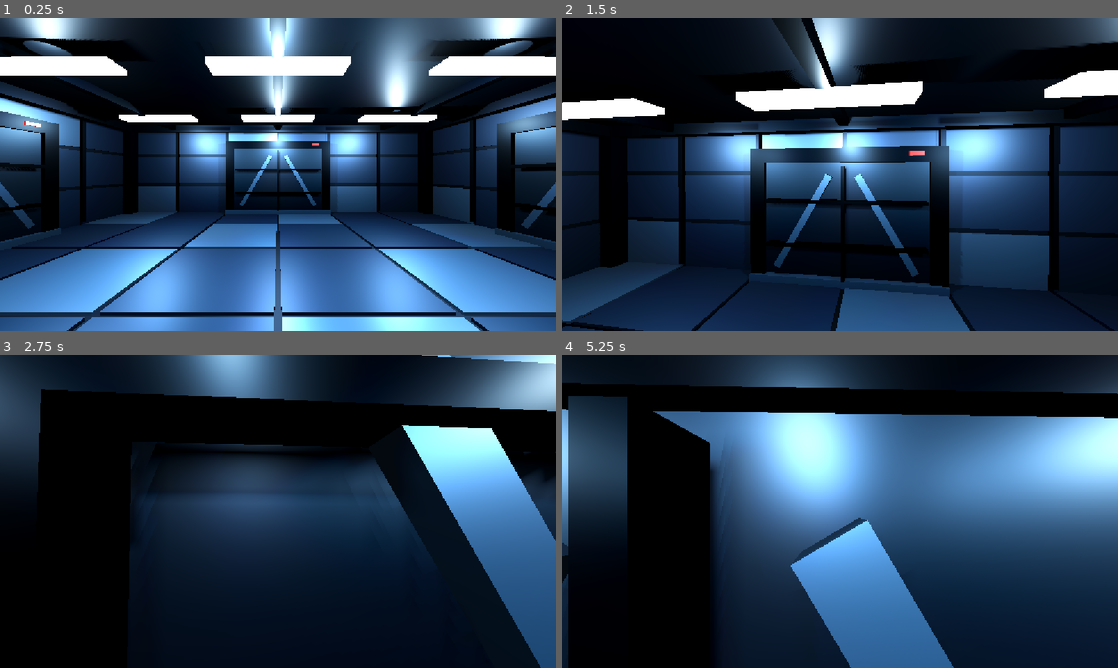
Above: before the commit, frames 1-4 (two rows, left to right).
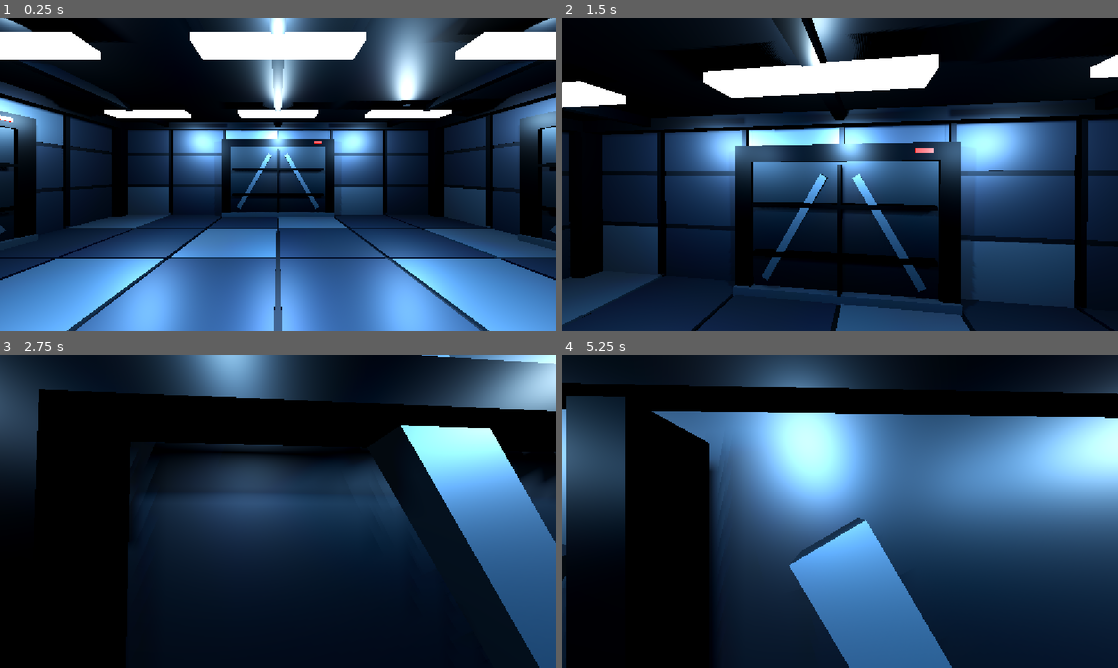
Above: after the commit, the same moments.

Repository: CrawfishChowder/GDSCHackathon
Game: Godot game, scene res://scenes/stage1/stage_1_room.tscn
The game is run twice, just before and just after one commit, with the same random seed, the same clock (stepped at 60 frames per second) and the same inputs.
Inputs (mouse positions are in pixels of both pictures, inside the frame that each line leads up to):
- Up to frame 1 (0.25 s): no input
- Up to frame 2 (1.5 s): tap Enter at 0.5 s; move the mouse to (867, 174) at 0.52 s; hold W (move_forward) from 0.53 s (still down); tap Space (jump) at 0.77 s; move the mouse to (812, 174) at 1.27 s
- Up to frame 3 (2.75 s): keep holding W (move_forward); tap Space (jump) at 1.52 s; move the mouse to (289, 505) at 2.02 s
- Up to frame 4 (5.25 s): keep holding W (move_forward); move the mouse to (834, 517) at 2.77 s; tap Space (jump) at 3.02, 3.77, 4.52 s; move the mouse to (878, 514) at 3.52 s; move the mouse to (795, 508) at 4.27 s; move the mouse to (845, 511) at 5.02 s

The runs differ from the first frame. In frame 1, 39% of the frame differs, in the area x 0-100%, y 0-100%; in frame 2, 38%; in frame 3, 0.5%; in frame 4, 0.8%.

Commit message:
Add three-station main command console

Diff:
--- a/red-alert/scenes/stage1/stage_1_room.tscn
+++ b/red-alert/scenes/stage1/stage_1_room.tscn
@@ -14,6 +14,93 @@
 reflected_light_source = 2
 tonemap_mode = 2
 
+[sub_resource type="StandardMaterial3D" id="Material_console_metal"]
+resource_name = "Main console industrial steel"
+albedo_color = Color(0.12, 0.15, 0.18, 1)
+metallic = 0.86
+roughness = 0.38
+
+[sub_resource type="StandardMaterial3D" id="Material_console_dark"]
+resource_name = "Main console structural graphite"
+albedo_color = Color(0.035, 0.045, 0.055, 1)
+metallic = 0.92
+roughness = 0.34
+
+[sub_resource type="StandardMaterial3D" id="Material_console_inset"]
+resource_name = "Main console recessed equipment panel"
+albedo_color = Color(0.065, 0.08, 0.095, 1)
+metallic = 0.8
+roughness = 0.44
+
+[sub_resource type="StandardMaterial3D" id="Material_console_trim"]
+resource_name = "Main console edge trim"
+albedo_color = Color(0.32, 0.37, 0.42, 1)
+metallic = 0.9
+roughness = 0.3
+
+[sub_resource type="StandardMaterial3D" id="Material_screen_off"]
+resource_name = "Monitor screen off black"
+albedo_color = Color(0.002, 0.004, 0.005, 1)
+metallic = 0.12
+roughness = 0.2
+
+[sub_resource type="StandardMaterial3D" id="Material_keycap"]
+resource_name = "Keyboard keycaps"
+albedo_color = Color(0.24, 0.28, 0.31, 1)
+metallic = 0.5
+roughness = 0.55
+
+[sub_resource type="StandardMaterial3D" id="Material_accent_navy"]
+resource_name = "Unlit navy equipment marking"
+albedo_color = Color(0.055, 0.12, 0.19, 1)
+metallic = 0.72
+roughness = 0.4
+
+[sub_resource type="StandardMaterial3D" id="Material_control_red"]
+resource_name = "Unlit red control key"
+albedo_color = Color(0.3, 0.035, 0.025, 1)
+metallic = 0.35
+roughness = 0.5
+
+[sub_resource type="StandardMaterial3D" id="Material_control_amber"]
+resource_name = "Unlit amber control key"
+albedo_color = Color(0.32, 0.17, 0.025, 1)
+metallic = 0.35
+roughness = 0.5
+
+[sub_resource type="BoxMesh" id="Mesh_console_metal"]
+material = SubResource("Material_console_metal")
+
+[sub_resource type="BoxMesh" id="Mesh_console_dark"]
+material = SubResource("Material_console_dark")
+
+[sub_resource type="BoxMesh" id="Mesh_console_inset"]
+material = SubResource("Material_console_inset")
+
+[sub_resource type="BoxMesh" id="Mesh_console_trim"]
+material = SubResource("Material_console_trim")
+
+[sub_resource type="BoxMesh" id="Mesh_screen_off"]
+material = SubResource("Material_screen_off")
+
+[sub_resource type="BoxMesh" id="Mesh_keycap"]
+material = SubResource("Material_keycap")
+
+[sub_resource type="BoxMesh" id="Mesh_accent_navy"]
+material = SubResource("Material_accent_navy")
+
+[sub_resource type="BoxMesh" id="Mesh_control_red"]
+material = SubResource("Material_control_red")
+
+[sub_resource type="BoxMesh" id="Mesh_control_amber"]
+material = SubResource("Material_control_amber")
+
+[sub_resource type="BoxShape3D" id="Shape_console_base"]
+size = Vector3(6.32, 1.18, 1.28)
+
+[sub_resource type="BoxShape3D" id="Shape_console_back"]
+size = Vector3(6.32, 1.95, 0.42)
+
 [node name="Stage1IndustrialRoom" type="Node3D" unique_id=1576666426]
 
 [node name="WorldEnvironment" type="WorldEnvironment" parent="." unique_id=1478731389]
@@ -34,10 +121,466 @@
 [node name="WestBulkheadDoor" parent="BulkheadDoors" instance=ExtResource("2_door")]
 transform = Transform3D(-3.6199901e-06, 0, 1, 0, 1, 0, -1, 0, -3.6199901e-06, -5.78, 0.04, 0)
 
+[node name="MainConsole" type="Node3D" parent="."]
+
+[node name="ConsoleCollision" type="StaticBody3D" parent="MainConsole"]
+
+[node name="ConsoleBaseCollision" type="CollisionShape3D" parent="MainConsole/ConsoleCollision"]
+position = Vector3(0, 0.59, 4.31)
+shape = SubResource("Shape_console_base")
+
+[node name="ConsoleBackCollision" type="CollisionShape3D" parent="MainConsole/ConsoleCollision"]
+position = Vector3(0, 2.02, 4.74)
+shape = SubResource("Shape_console_back")
+
+[node name="IntegratedStructure" type="Node3D" parent="MainConsole"]
+
+[node name="ContinuousToeKick" type="MeshInstance3D" parent="MainConsole/IntegratedStructure"]
+position = Vector3(0, 0.11, 4.75)
+scale = Vector3(6.32, 0.22, 0.34)
+mesh = SubResource("Mesh_console_dark")
+
+[node name="ContinuousBasePlinth" type="MeshInstance3D" parent="MainConsole/IntegratedStructure"]
+position = Vector3(0, 0.27, 4.53)
+scale = Vector3(6.25, 0.34, 0.84)
+mesh = SubResource("Mesh_console_metal")
+
+[node name="ContinuousLowerCabinet" type="MeshInstance3D" parent="MainConsole/IntegratedStructure"]
+position = Vector3(0, 0.65, 4.56)
+scale = Vector3(6.12, 0.74, 0.68)
+mesh = SubResource("Mesh_console_metal")
+
+[node name="ContinuousFrontFascia" type="MeshInstance3D" parent="MainConsole/IntegratedStructure"]
+position = Vector3(0, 0.83, 3.73)
+scale = Vector3(6.24, 0.34, 0.16)
+mesh = SubResource("Mesh_console_dark")
+
+[node name="ContinuousAngledWorktop" type="MeshInstance3D" parent="MainConsole/IntegratedStructure"]
+position = Vector3(0, 1.05, 4.02)
+rotation = Vector3(-0.18, 0, 0)
+scale = Vector3(6.25, 0.1, 0.72)
+mesh = SubResource("Mesh_console_metal")
+
+[node name="WorktopFrontEdge" type="MeshInstance3D" parent="MainConsole/IntegratedStructure"]
+position = Vector3(0, 0.99, 3.66)
+scale = Vector3(6.32, 0.13, 0.12)
+mesh = SubResource("Mesh_console_trim")
+
+[node name="RearEquipmentBackplane" type="MeshInstance3D" parent="MainConsole/IntegratedStructure"]
+position = Vector3(0, 2.04, 4.79)
+scale = Vector3(6.2, 1.86, 0.22)
+mesh = SubResource("Mesh_console_inset")
+
+[node name="LowerInstrumentRail" type="MeshInstance3D" parent="MainConsole/IntegratedStructure"]
+position = Vector3(0, 1.34, 4.6)
+scale = Vector3(6.12, 0.25, 0.35)
+mesh = SubResource("Mesh_console_metal")
+
+[node name="OverheadEquipmentHeader" type="MeshInstance3D" parent="MainConsole/IntegratedStructure"]
+position = Vector3(0, 3.02, 4.68)
+scale = Vector3(6.28, 0.28, 0.46)
+mesh = SubResource("Mesh_console_metal")
+
+[node name="HeaderNavyIdentificationStrip" type="MeshInstance3D" parent="MainConsole/IntegratedStructure"]
+position = Vector3(0, 3.02, 4.438)
+scale = Vector3(4.85, 0.075, 0.025)
+mesh = SubResource("Mesh_accent_navy")
+
+[node name="LeftEndPylon" type="MeshInstance3D" parent="MainConsole/IntegratedStructure"]
+position = Vector3(-3.08, 1.94, 4.61)
+scale = Vector3(0.18, 2.12, 0.55)
+mesh = SubResource("Mesh_console_dark")
+
+[node name="RightEndPylon" type="MeshInstance3D" parent="MainConsole/IntegratedStructure"]
+position = Vector3(3.08, 1.94, 4.61)
+scale = Vector3(0.18, 2.12, 0.55)
+mesh = SubResource("Mesh_console_dark")
+
+[node name="LeftStationDivider" type="MeshInstance3D" parent="MainConsole/IntegratedStructure"]
+position = Vector3(-1.09, 2.04, 4.6)
+scale = Vector3(0.075, 1.72, 0.38)
+mesh = SubResource("Mesh_console_trim")
+
+[node name="RightStationDivider" type="MeshInstance3D" parent="MainConsole/IntegratedStructure"]
+position = Vector3(1.09, 2.04, 4.6)
+scale = Vector3(0.075, 1.72, 0.38)
+mesh = SubResource("Mesh_console_trim")
+
+[node name="HeaderVentDetail" type="Node3D" parent="MainConsole/IntegratedStructure"]
+
+[node name="Vent01" type="MeshInstance3D" parent="MainConsole/IntegratedStructure/HeaderVentDetail"]
+position = Vector3(-2.55, 3.02, 4.423)
+scale = Vector3(0.36, 0.04, 0.025)
+mesh = SubResource("Mesh_console_dark")
+
+[node name="Vent02" type="MeshInstance3D" parent="MainConsole/IntegratedStructure/HeaderVentDetail"]
+position = Vector3(-1.7, 3.02, 4.423)
+scale = Vector3(0.36, 0.04, 0.025)
+mesh = SubResource("Mesh_console_dark")
+
+[node name="Vent03" type="MeshInstance3D" parent="MainConsole/IntegratedStructure/HeaderVentDetail"]
+position = Vector3(-0.85, 3.02, 4.423)
+scale = Vector3(0.36, 0.04, 0.025)
+mesh = SubResource("Mesh_console_dark")
+
+[node name="Vent04" type="MeshInstance3D" parent="MainConsole/IntegratedStructure/HeaderVentDetail"]
+position = Vector3(0.85, 3.02, 4.423)
+scale = Vector3(0.36, 0.04, 0.025)
+mesh = SubResource("Mesh_console_dark")
+
+[node name="Vent05" type="MeshInstance3D" parent="MainConsole/IntegratedStructure/HeaderVentDetail"]
+position = Vector3(1.7, 3.02, 4.423)
+scale = Vector3(0.36, 0.04, 0.025)
+mesh = SubResource("Mesh_console_dark")
+
+[node name="Vent06" type="MeshInstance3D" parent="MainConsole/IntegratedStructure/HeaderVentDetail"]
+position = Vector3(2.55, 3.02, 4.423)
+scale = Vector3(0.36, 0.04, 0.025)
+mesh = SubResource("Mesh_console_dark")
+
+[node name="LeftStation" type="Node3D" parent="MainConsole"]
+
+[node name="LowerEquipmentCabinetPanel" type="MeshInstance3D" parent="MainConsole/LeftStation"]
+position = Vector3(-2.1, 0.62, 4.205)
+scale = Vector3(1.72, 0.55, 0.035)
+mesh = SubResource("Mesh_console_inset")
+
+[node name="CabinetVent01" type="MeshInstance3D" parent="MainConsole/LeftStation"]
+position = Vector3(-2.1, 0.43, 4.181)
+scale = Vector3(1.42, 0.028, 0.025)
+mesh = SubResource("Mesh_console_dark")
+
+[node name="CabinetVent02" type="MeshInstance3D" parent="MainConsole/LeftStation"]
+position = Vector3(-2.1, 0.52, 4.181)
+scale = Vector3(1.42, 0.028, 0.025)
+mesh = SubResource("Mesh_console_dark")
+
+[node name="CabinetVent03" type="MeshInstance3D" parent="MainConsole/LeftStation"]
+position = Vector3(-2.1, 0.61, 4.181)
+scale = Vector3(1.42, 0.028, 0.025)
+mesh = SubResource("Mesh_console_dark")
+
+[node name="CabinetVent04" type="MeshInstance3D" parent="MainConsole/LeftStation"]
+position = Vector3(-2.1, 0.7, 4.181)
+scale = Vector3(1.42, 0.028, 0.025)
+mesh = SubResource("Mesh_console_dark")
+
+[node name="CabinetVent05" type="MeshInstance3D" parent="MainConsole/LeftStation"]
+position = Vector3(-2.1, 0.79, 4.181)
+scale = Vector3(1.42, 0.028, 0.025)
+mesh = SubResource("Mesh_console_dark")
+
+[node name="AngledControlPanel" type="MeshInstance3D" parent="MainConsole/LeftStation"]
+position = Vector3(-2.1, 1.09, 4.01)
+rotation = Vector3(-0.18, 0, 0)
+scale = Vector3(1.78, 0.035, 0.5)
+mesh = SubResource("Mesh_console_inset")
+
+[node name="Keyboard" type="Node3D" parent="MainConsole/LeftStation"]
+
+[node name="KeyboardBase" type="MeshInstance3D" parent="MainConsole/LeftStation/Keyboard"]
+position = Vector3(-2.13, 1.135, 3.94)
+rotation = Vector3(-0.18, 0, 0)
+scale = Vector3(0.84, 0.035, 0.29)
+mesh = SubResource("Mesh_console_dark")
+
+[node name="KeyRow01" type="MeshInstance3D" parent="MainConsole/LeftStation/Keyboard"]
+position = Vector3(-2.13, 1.154, 3.84)
+rotation = Vector3(-0.18, 0, 0)
+scale = Vector3(0.74, 0.018, 0.025)
+mesh = SubResource("Mesh_keycap")
+
+[node name="KeyRow02" type="MeshInstance3D" parent="MainConsole/LeftStation/Keyboard"]
+position = Vector3(-2.13, 1.168, 3.91)
+rotation = Vector3(-0.18, 0, 0)
+scale = Vector3(0.74, 0.018, 0.025)
+mesh = SubResource("Mesh_keycap")
+
+[node name="KeyRow03" type="MeshInstance3D" parent="MainConsole/LeftStation/Keyboard"]
+position = Vector3(-2.13, 1.181, 3.98)
+rotation = Vector3(-0.18, 0, 0)
+scale = Vector3(0.74, 0.018, 0.025)
+mesh = SubResource("Mesh_keycap")
+
+[node name="KeyRow04" type="MeshInstance3D" parent="MainConsole/LeftStation/Keyboard"]
+position = Vector3(-2.13, 1.194, 4.05)
+rotation = Vector3(-0.18, 0, 0)
+scale = Vector3(0.74, 0.018, 0.025)
+mesh = SubResource("Mesh_keycap")
+
+[node name="ControlKeyRed" type="MeshInstance3D" parent="MainConsole/LeftStation"]
+position = Vector3(-2.75, 1.14, 3.94)
+rotation = Vector3(-0.18, 0, 0)
+scale = Vector3(0.12, 0.04, 0.12)
+mesh = SubResource("Mesh_control_red")
+
+[node name="ControlKeyAmber" type="MeshInstance3D" parent="MainConsole/LeftStation"]
+position = Vector3(-2.75, 1.165, 4.09)
+rotation = Vector3(-0.18, 0, 0)
+scale = Vector3(0.12, 0.04, 0.12)
+mesh = SubResource("Mesh_control_amber")
+
+[node name="LeftMonitorMount" type="MeshInstance3D" parent="MainConsole/LeftStation"]
+position = Vector3(-2.1, 1.68, 4.64)
+scale = Vector3(0.15, 0.68, 0.15)
+mesh = SubResource("Mesh_console_trim")
+
+[node name="LeftMonitorFrame" type="MeshInstance3D" parent="MainConsole/LeftStation"]
+position = Vector3(-2.1, 2.2, 4.59)
+scale = Vector3(1.62, 0.86, 0.16)
+mesh = SubResource("Mesh_console_dark")
+
+[node name="LeftMonitorScreen" type="MeshInstance3D" parent="MainConsole/LeftStation"]
+position = Vector3(-2.1, 2.2, 4.495)
+scale = Vector3(1.4, 0.64, 0.025)
+mesh = SubResource("Mesh_screen_off")
+
+[node name="LeftMonitorTopHood" type="MeshInstance3D" parent="MainConsole/LeftStation"]
+position = Vector3(-2.1, 2.67, 4.54)
+scale = Vector3(1.74, 0.08, 0.25)
+mesh = SubResource("Mesh_console_dark")
+
+[node name="LeftEquipmentStatusStrip" type="MeshInstance3D" parent="MainConsole/LeftStation"]
+position = Vector3(-2.1, 1.49, 4.405)
+scale = Vector3(1.48, 0.12, 0.035)
+mesh = SubResource("Mesh_accent_navy")
+
+[node name="CenterStation" type="Node3D" parent="MainConsole"]
+
+[node name="LowerEquipmentCabinetPanel" type="MeshInstance3D" parent="MainConsole/CenterStation"]
+position = Vector3(0, 0.62, 4.205)
+scale = Vector3(2.02, 0.55, 0.035)
+mesh = SubResource("Mesh_console_inset")
+
+[node name="EquipmentDrawerSeam01" type="MeshInstance3D" parent="MainConsole/CenterStation"]
+position = Vector3(0, 0.43, 4.181)
+scale = Vector3(1.72, 0.025, 0.025)
+mesh = SubResource("Mesh_console_dark")
+
+[node name="EquipmentDrawerSeam02" type="MeshInstance3D" parent="MainConsole/CenterStation"]
+position = Vector3(0, 0.61, 4.181)
+scale = Vector3(1.72, 0.025, 0.025)
+mesh = SubResource("Mesh_console_dark")
+
+[node name="EquipmentDrawerSeam03" type="MeshInstance3D" parent="MainConsole/CenterStation"]
+position = Vector3(0, 0.79, 4.181)
+scale = Vector3(1.72, 0.025, 0.025)
+mesh = SubResource("Mesh_console_dark")
+
+[node name="PrimaryControlPanelTrim" type="MeshInstance3D" parent="MainConsole/CenterStation"]
+position = Vector3(0, 1.09, 4.01)
+rotation = Vector3(-0.18, 0, 0)
+scale = Vector3(2.13, 0.055, 0.56)
+mesh = SubResource("Mesh_console_trim")
+
+[node name="AngledControlPanel" type="MeshInstance3D" parent="MainConsole/CenterStation"]
+position = Vector3(0, 1.12, 4.01)
+rotation = Vector3(-0.18, 0, 0)
+scale = Vector3(2, 0.035, 0.48)
+mesh = SubResource("Mesh_console_inset")
+
+[node name="Keyboard" type="Node3D" parent="MainConsole/CenterStation"]
+
+[node name="KeyboardBase" type="MeshInstance3D" parent="MainConsole/CenterStation/Keyboard"]
+position = Vector3(0, 1.165, 3.94)
+rotation = Vector3(-0.18, 0, 0)
+scale = Vector3(0.98, 0.035, 0.3)
+mesh = SubResource("Mesh_console_dark")
+
+[node name="KeyRow01" type="MeshInstance3D" parent="MainConsole/CenterStation/Keyboard"]
+position = Vector3(0, 1.184, 3.84)
+rotation = Vector3(-0.18, 0, 0)
+scale = Vector3(0.87, 0.018, 0.025)
+mesh = SubResource("Mesh_keycap")
+
+[node name="KeyRow02" type="MeshInstance3D" parent="MainConsole/CenterStation/Keyboard"]
+position = Vector3(0, 1.198, 3.91)
+rotation = Vector3(-0.18, 0, 0)
+scale = Vector3(0.87, 0.018, 0.025)
+mesh = SubResource("Mesh_keycap")
+
+[node name="KeyRow03" type="MeshInstance3D" parent="MainConsole/CenterStation/Keyboard"]
+position = Vector3(0, 1.211, 3.98)
+rotation = Vector3(-0.18, 0, 0)
+scale = Vector3(0.87, 0.018, 0.025)
+mesh = SubResource("Mesh_keycap")
+
+[node name="KeyRow04" type="MeshInstance3D" parent="MainConsole/CenterStation/Keyboard"]
+position = Vector3(0, 1.224, 4.05)
+rotation = Vector3(-0.18, 0, 0)
+scale = Vector3(0.87, 0.018, 0.025)
+mesh = SubResource("Mesh_keycap")
+
+[node name="PortControlKeyRed" type="MeshInstance3D" parent="MainConsole/CenterStation"]
+position = Vector3(-0.73, 1.17, 3.94)
+rotation = Vector3(-0.18, 0, 0)
+scale = Vector3(0.13, 0.04, 0.13)
+mesh = SubResource("Mesh_control_red")
+
+[node name="PortControlKeyAmber" type="MeshInstance3D" parent="MainConsole/CenterStation"]
+position = Vector3(-0.73, 1.195, 4.1)
+rotation = Vector3(-0.18, 0, 0)
+scale = Vector3(0.13, 0.04, 0.13)
+mesh = SubResource("Mesh_control_amber")
+
+[node name="StarboardControlKeyAmber" type="MeshInstance3D" parent="MainConsole/CenterStation"]
+position = Vector3(0.73, 1.17, 3.94)
+rotation = Vector3(-0.18, 0, 0)
+scale = Vector3(0.13, 0.04, 0.13)
+mesh = SubResource("Mesh_control_amber")
+
+[node name="StarboardControlKeyRed" type="MeshInstance3D" parent="MainConsole/CenterStation"]
+position = Vector3(0.73, 1.195, 4.1)
+rotation = Vector3(-0.18, 0, 0)
+scale = Vector3(0.13, 0.04, 0.13)
+mesh = SubResource("Mesh_control_red")
+
+[node name="PrimaryMonitorLeftMount" type="MeshInstance3D" parent="MainConsole/CenterStation"]
+position = Vector3(-0.42, 1.7, 4.64)
+scale = Vector3(0.13, 0.7, 0.15)
+mesh = SubResource("Mesh_console_trim")
+
+[node name="PrimaryMonitorRightMount" type="MeshInstance3D" parent="MainConsole/CenterStation"]
+position = Vector3(0.42, 1.7, 4.64)
+scale = Vector3(0.13, 0.7, 0.15)
+mesh = SubResource("Mesh_console_trim")
+
+[node name="PrimaryMonitorFrame" type="MeshInstance3D" parent="MainConsole/CenterStation"]
+position = Vector3(0, 2.25, 4.575)
+scale = Vector3(1.98, 1.04, 0.18)
+mesh = SubResource("Mesh_console_dark")
+
+[node name="PrimaryMonitorScreen" type="MeshInstance3D" parent="MainConsole/CenterStation"]
+position = Vector3(0, 2.25, 4.47)
+scale = Vector3(1.72, 0.78, 0.025)
+mesh = SubResource("Mesh_screen_off")
+
+[node name="PrimaryMonitorTopHood" type="MeshInstance3D" parent="MainConsole/CenterStation"]
+position = Vector3(0, 2.82, 4.51)
+scale = Vector3(2.08, 0.09, 0.28)
+mesh = SubResource("Mesh_console_dark")
+
+[node name="PrimaryEquipmentStatusStrip" type="MeshInstance3D" parent="MainConsole/CenterStation"]
+position = Vector3(0, 1.5, 4.4)
+scale = Vector3(1.82, 0.13, 0.035)
+mesh = SubResource("Mesh_accent_navy")
+
+[node name="PrimaryStationCrown" type="MeshInstance3D" parent="MainConsole/CenterStation"]
+position = Vector3(0, 3.19, 4.68)
+scale = Vector3(2.18, 0.12, 0.48)
+mesh = SubResource("Mesh_accent_navy")
+
+[node name="RightStation" type="Node3D" parent="MainConsole"]
+
+[node name="LowerEquipmentCabinetPanel" type="MeshInstance3D" parent="MainConsole/RightStation"]
+position = Vector3(2.1, 0.62, 4.205)
+scale = Vector3(1.72, 0.55, 0.035)
+mesh = SubResource("Mesh_console_inset")
+
+[node name="CabinetVent01" type="MeshInstance3D" parent="MainConsole/RightStation"]
+position = Vector3(2.1, 0.43, 4.181)
+scale = Vector3(1.42, 0.028, 0.025)
+mesh = SubResource("Mesh_console_dark")
+
+[node name="CabinetVent02" type="MeshInstance3D" parent="MainConsole/RightStation"]
+position = Vector3(2.1, 0.52, 4.181)
+scale = Vector3(1.42, 0.028, 0.025)
+mesh = SubResource("Mesh_console_dark")
+
+[node name="CabinetVent03" type="MeshInstance3D" parent="MainConsole/RightStation"]
+position = Vector3(2.1, 0.61, 4.181)
+scale = Vector3(1.42, 0.028, 0.025)
+mesh = SubResource("Mesh_console_dark")
+
+[node name="CabinetVent04" type="MeshInstance3D" parent="MainConsole/RightStation"]
+position = Vector3(2.1, 0.7, 4.181)
+scale = Vector3(1.42, 0.028, 0.025)
+mesh = SubResource("Mesh_console_dark")
+
+[node name="CabinetVent05" type="MeshInstance3D" parent="MainConsole/RightStation"]
+position = Vector3(2.1, 0.79, 4.181)
+scale = Vector3(1.42, 0.028, 0.025)
+mesh = SubResource("Mesh_console_dark")
+
+[node name="AngledControlPanel" type="MeshInstance3D" parent="MainConsole/RightStation"]
+position = Vector3(2.1, 1.09, 4.01)
+rotation = Vector3(-0.18, 0, 0)
+scale = Vector3(1.78, 0.035, 0.5)
+mesh = SubResource("Mesh_console_inset")
+
+[node name="Keyboard" type="Node3D" parent="MainConsole/RightStation"]
+
+[node name="KeyboardBase" type="MeshInstance3D" parent="MainConsole/RightStation/Keyboard"]
+position = Vector3(2.13, 1.135, 3.94)
+rotation = Vector3(-0.18, 0, 0)
+scale = Vector3(0.84, 0.035, 0.29)
+mesh = SubResource("Mesh_console_dark")
+
+[node name="KeyRow01" type="MeshInstance3D" parent="MainConsole/RightStation/Keyboard"]
+position = Vector3(2.13, 1.154, 3.84)
+rotation = Vector3(-0.18, 0, 0)
+scale = Vector3(0.74, 0.018, 0.025)
+mesh = SubResource("Mesh_keycap")
+
+[node name="KeyRow02" type="MeshInstance3D" parent="MainConsole/RightStation/Keyboard"]
+position = Vector3(2.13, 1.168, 3.91)
+rotation = Vector3(-0.18, 0, 0)
+scale = Vector3(0.74, 0.018, 0.025)
+mesh = SubResource("Mesh_keycap")
+
+[node name="KeyRow03" type="MeshInstance3D" parent="MainConsole/RightStation/Keyboard"]
+position = Vector3(2.13, 1.181, 3.98)
+rotation = Vector3(-0.18, 0, 0)
+scale = Vector3(0.74, 0.018, 0.025)
+mesh = SubResource("Mesh_keycap")
+
+[node name="KeyRow04" type="MeshInstance3D" parent="MainConsole/RightStation/Keyboard"]
+position = Vector3(2.13, 1.194, 4.05)
+rotation = Vector3(-0.18, 0, 0)
+scale = Vector3(0.74, 0.018, 0.025)
+mesh = SubResource("Mesh_keycap")
+
+[node name="ControlKeyAmber" type="MeshInstance3D" parent="MainConsole/RightStation"]
+position = Vector3(2.75, 1.14, 3.94)
+rotation = Vector3(-0.18, 0, 0)
+scale = Vector3(0.12, 0.04, 0.12)
+mesh = SubResource("Mesh_control_amber")
+
+[node name="ControlKeyRed" type="MeshInstance3D" parent="MainConsole/RightStation"]
+position = Vector3(2.75, 1.165, 4.09)
+rotation = Vector3(-0.18, 0, 0)
+scale = Vector3(0.12, 0.04, 0.12)
+mesh = SubResource("Mesh_control_red")
+
+[node name="RightMonitorMount" type="MeshInstance3D" parent="MainConsole/RightStation"]
+position = Vector3(2.1, 1.68, 4.64)
+scale = Vector3(0.15, 0.68, 0.15)
+mesh = SubResource("Mesh_console_trim")
+
+[node name="RightMonitorFrame" type="MeshInstance3D" parent="MainConsole/RightStation"]
+position = Vector3(2.1, 2.2, 4.59)
+scale = Vector3(1.62, 0.86, 0.16)
+mesh = SubResource("Mesh_console_dark")
+
+[node name="RightMonitorScreen" type="MeshInstance3D" parent="MainConsole/RightStation"]
+position = Vector3(2.1, 2.2, 4.495)
+scale = Vector3(1.4, 0.64, 0.025)
+mesh = SubResource("Mesh_screen_off")
+
+[node name="RightMonitorTopHood" type="MeshInstance3D" parent="MainConsole/RightStation"]
+position = Vector3(2.1, 2.67, 4.54)
+scale = Vector3(1.74, 0.08, 0.25)
+mesh = SubResource("Mesh_console_dark")
+
+[node name="RightEquipmentStatusStrip" type="MeshInstance3D" parent="MainConsole/RightStation"]
+position = Vector3(2.1, 1.49, 4.405)
+scale = Vector3(1.48, 0.12, 0.035)
+mesh = SubResource("Mesh_accent_navy")
+
 [node name="SpawnPoints" type="Node3D" parent="." unique_id=1809252709]
 
 [node name="PlayerSpawn" type="Marker3D" parent="SpawnPoints" unique_id=1109936878]
-transform = Transform3D(1, 0, 0, 0, 1, 0, 0, 0, 1, 0, 0.96, 3.2)
+transform = Transform3D(1, 0, 0, 0, 1, 0, 0, 0, 1, 0, 0.96, 2.7)
 
 [node name="FirstPersonPlayer" parent="." unique_id=1815492691 instance=ExtResource("3_player")]
-transform = Transform3D(1, 0, 0, 0, 1, 0, 0, 0, 1, 0, 0.96, 3.2)
+transform = Transform3D(1, 0, 0, 0, 1, 0, 0, 0, 1, 0, 0.96, 2.7)
Not shown: 1 places in red-alert/scenes/stage1/stage_1_room.tscn that only renumber resources
